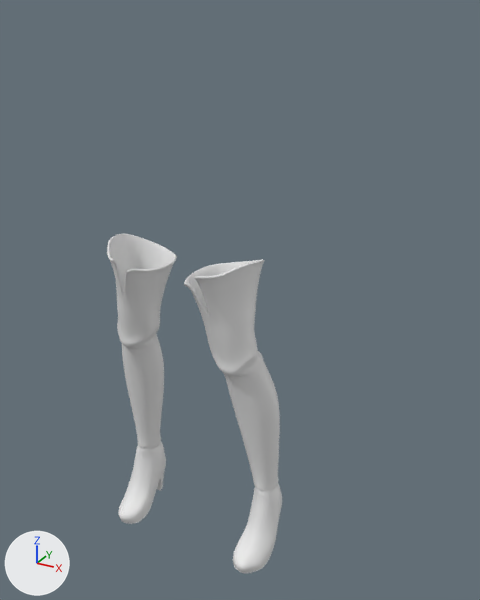
What one commit did to the Blender file Anime.blend.
Before and after are seen from a 50 mm lens placed at (0.78, -1.224, 1.287), pointed at (0.081, 0.048, 0.651). Lighting does not change. The marker at lower left points along +X, +Y and +Z.

The first picture shows 'Boots'.
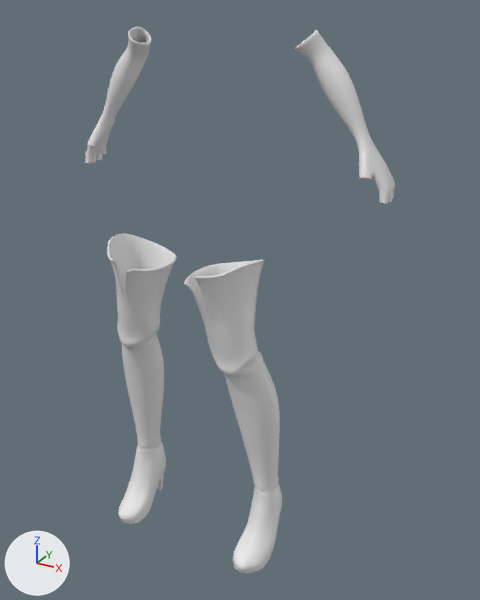
What differs and where, as boxes (x1, y1, x2, y2) in the pictures (480 x 600 px):
'Gloves', added: after (85, 27, 395, 204)

What changed in the scene script:
```text
Add me_body_001:
    me_body_001.from_pydata(...)  # 202 vertices, 186 faces; spans x 0.18..0.405, y 0.061..0.165, z 0.916..1.248
    me_body_001.polygons.foreach_set('use_smooth', [True] * 186)
Add ob_gloves:
    ob_gloves = bpy.data.objects.new('Gloves', me_body_001)
    ob_gloves.location = (0.0, 0.0, 0.0)
    _m = ob_gloves.modifiers.new('Mirror', 'MIRROR')
    _m.use_clip = True
    _m = ob_gloves.modifiers.new('Subdivision', 'SUBSURF')
    _m.levels = 2
    _m = ob_gloves.modifiers.new('Solidify', 'SOLIDIFY')
    _m.thickness = 0.003
```
